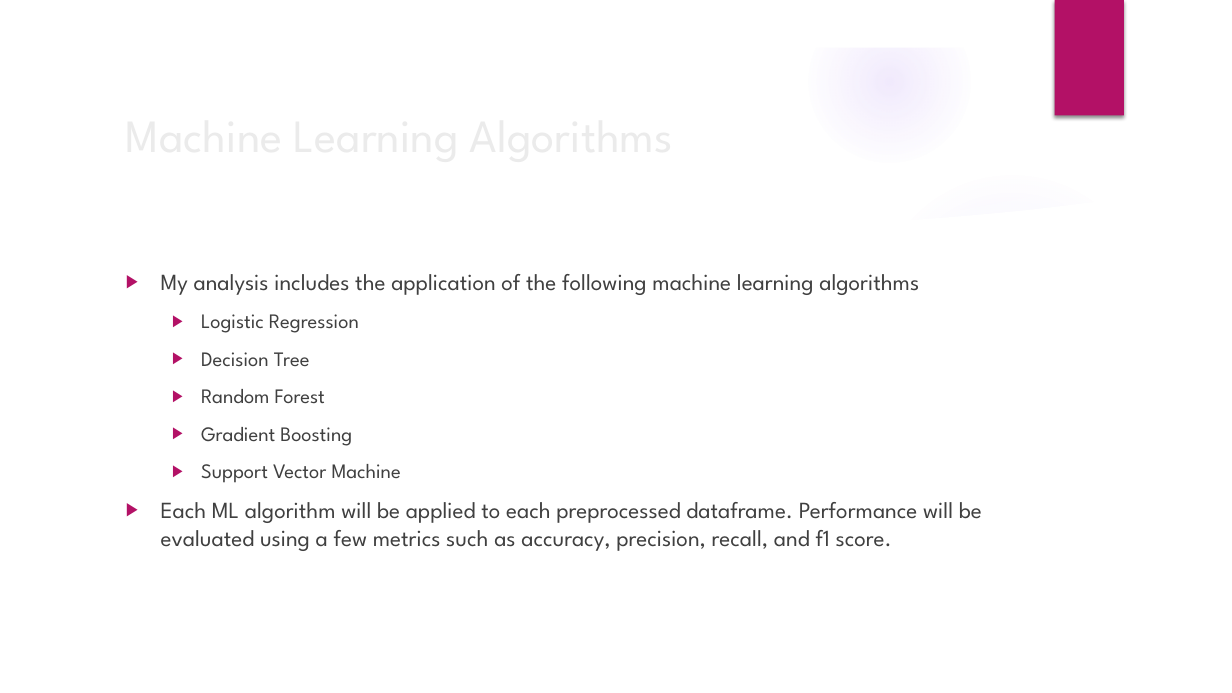
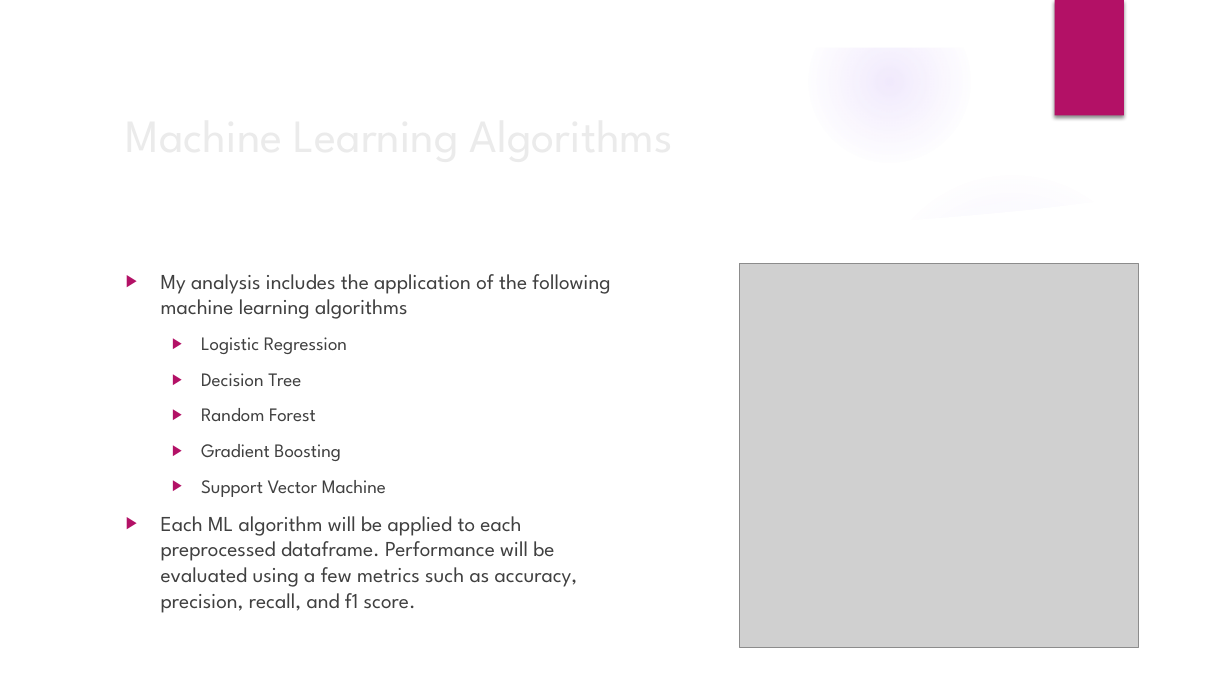
Before and after one commit to mrm00/Genetic-Variants-Classification, a slide deck: slide 16 of presentation slides.pptx (slide 17 before the commit). Drawn at 1232x693 pixels with LibreOffice and Linux fonts; fonts in the diff are those of the drawing; grey boxes stand for pictures; background and template pictures are left out. Boxes give left, top, right and bottom in pixels: in the first picture for what was removed or moved away, otherwise in the second. Text is boxed around its words. In the diff, an @@ line names an element or a change of style, - is before the commit and + after.

```diff
--- a/presentation slides.pptx
+++ b/presentation slides.pptx
@@ text "My analysis includes the application ..." at (x1=161, y1=274, x2=610, y2=613): size 18 to 16.6 pt in "My analysis includes the application of the ...", "Each ML algorithm will be applied to ..."; size 16 to 14.8 pt in "Logistic Regression", "Decision Tree", "Random Forest", "Gradient Boosting" and 1 more places @@
@@ picture added at (x1=739, y1=263, x2=1139, y2=648) @@
```
Also in this commit, not shown: 3 other slides changed, 1 slide removed.
